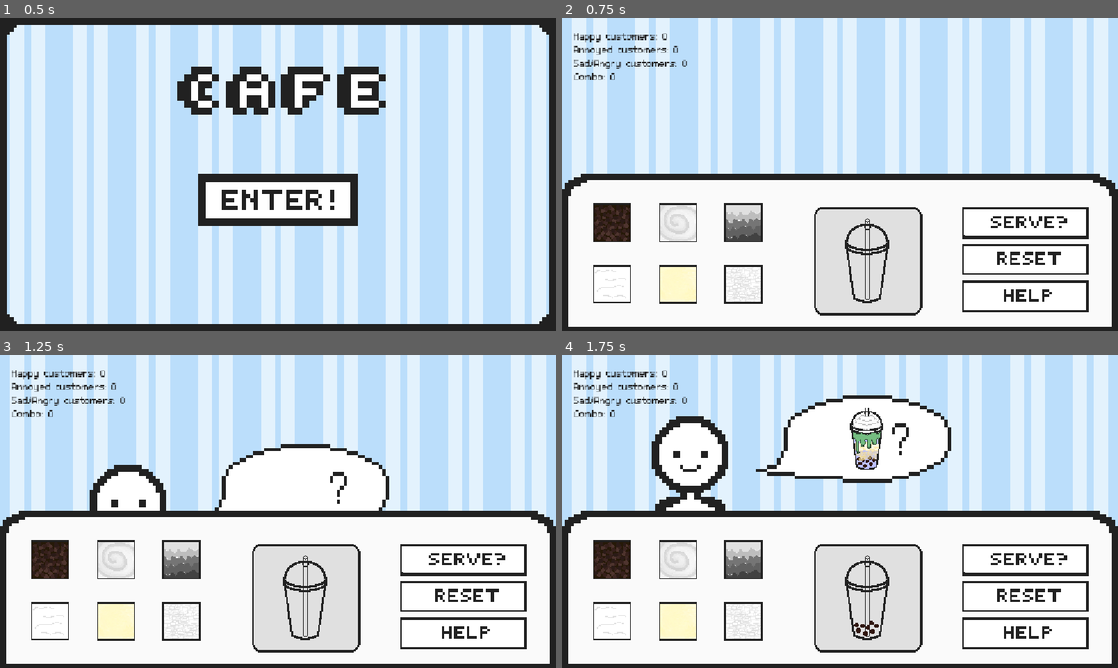
Above: before the commit, frames 1-4 (two rows, left to right).
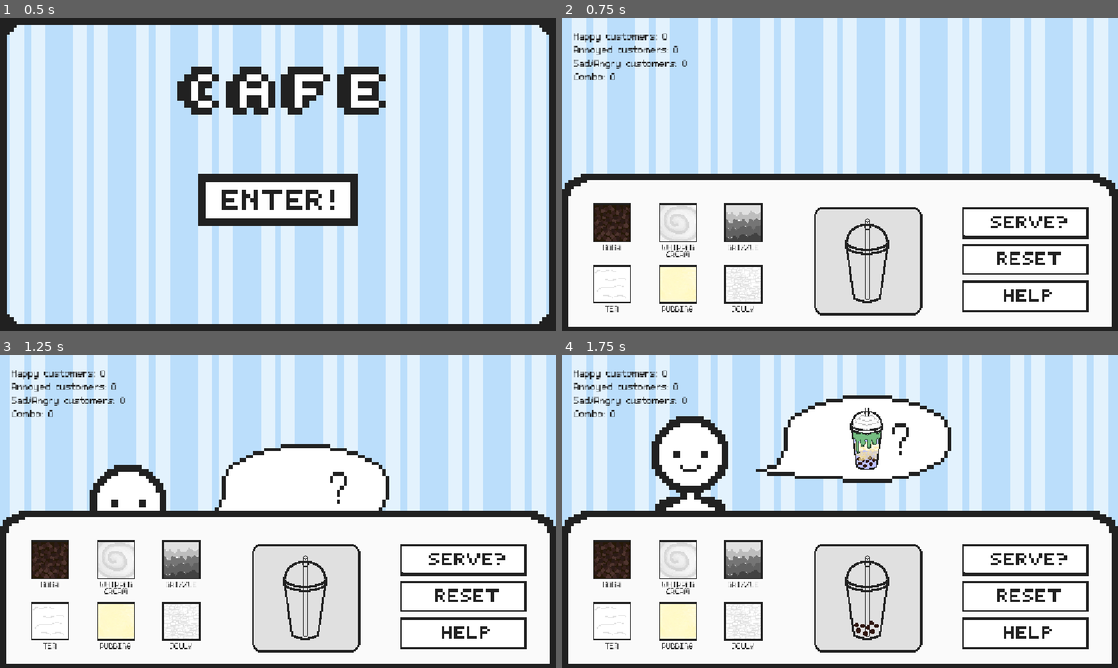
Above: after the commit, the same moments.

Repository: Crystal-153/Drink-Game
Game: Godot game, scene res://starting_page.tscn
Same seed, same stepped clock (60 frames per second), same inputs: the game is played once before the commit and once after it.
Inputs (mouse positions are in pixels of both pictures, inside the frame that each line leads up to):
- Up to frame 1 (0.5 s): no input
- Up to frame 2 (0.75 s): click (840, 199) at 0.5 s
- Up to frame 3 (1.25 s): no input
- Up to frame 4 (1.75 s): click (612, 558) at 1.25 s

Frame 1 is identical in both runs. In frame 2, 0.3% of the frame differs, in the area x 7-35%, y 72-94%; in frame 3, 0.3%; in frame 4, 0.3%.

Commit message:
Added ingredient labels

Diff:
--- a/main_scene.tscn
+++ b/main_scene.tscn
@@ -59,6 +59,84 @@
 expand_mode = 1
 metadata/_edit_use_anchors_ = true
 
+[node name="bobaLabel" type="Label" parent="counterTop" unique_id=8561465]
+texture_filter = 1
+layout_mode = 0
+offset_left = 85.0
+offset_top = 142.0
+offset_right = 130.0
+offset_bottom = 163.0
+theme_override_colors/font_color = Color(0.12941177, 0.12941177, 0.12941177, 1)
+theme_override_fonts/font = ExtResource("34_gfmxp")
+theme_override_font_sizes/font_size = 25
+text = "BOBA"
+
+[node name="whippedCreamLabel" type="Label" parent="counterTop" unique_id=1187001507]
+texture_filter = 1
+layout_mode = 0
+offset_left = 207.0
+offset_top = 142.0
+offset_right = 276.0
+offset_bottom = 179.0
+theme_override_colors/font_color = Color(0.12941177, 0.12941177, 0.12941177, 1)
+theme_override_constants/line_spacing = -7
+theme_override_fonts/font = ExtResource("34_gfmxp")
+theme_override_font_sizes/font_size = 25
+text = "WHIPPED
+CREAM"
+horizontal_alignment = 1
+
+[node name="drizzleLabel" type="Label" parent="counterTop" unique_id=1944083804]
+texture_filter = 1
+layout_mode = 0
+offset_left = 336.0
+offset_top = 142.0
+offset_right = 416.0
+offset_bottom = 169.0
+theme_override_colors/font_color = Color(0.12941177, 0.12941177, 0.12941177, 1)
+theme_override_fonts/font = ExtResource("34_gfmxp")
+theme_override_font_sizes/font_size = 25
+text = "DRIZZLE"
+horizontal_alignment = 1
+
+[node name="teaLabel" type="Label" parent="counterTop" unique_id=2056705575]
+texture_filter = 1
+layout_mode = 0
+offset_left = 64.0
+offset_top = 269.0
+offset_right = 144.0
+offset_bottom = 292.0
+theme_override_colors/font_color = Color(0.12941177, 0.12941177, 0.12941177, 1)
+theme_override_fonts/font = ExtResource("34_gfmxp")
+theme_override_font_sizes/font_size = 25
+text = "TEA"
+horizontal_alignment = 1
+
+[node name="puddingLabel" type="Label" parent="counterTop" unique_id=685746513]
+texture_filter = 1
+layout_mode = 0
+offset_left = 200.0
+offset_top = 270.0
+offset_right = 280.0
+offset_bottom = 293.0
+theme_override_colors/font_color = Color(0.12941177, 0.12941177, 0.12941177, 1)
+theme_override_fonts/font = ExtResource("34_gfmxp")
+theme_override_font_sizes/font_size = 25
+text = "PUDDING"
+horizontal_alignment = 1
+
+[node name="jellyLabel" type="Label" parent="counterTop" unique_id=1009498200]
+layout_mode = 0
+offset_left = 336.0
+offset_top = 270.0
+offset_right = 416.0
+offset_bottom = 293.0
+theme_override_colors/font_color = Color(0.12941177, 0.12941177, 0.12941177, 1)
+theme_override_fonts/font = ExtResource("34_gfmxp")
+theme_override_font_sizes/font_size = 25
+text = "JELLY"
+horizontal_alignment = 1
+
 [node name="ingredientBoba" type="TextureButton" parent="." unique_id=189161826]
 texture_filter = 1
 offset_left = 64.0
@@ -130,6 +208,7 @@
 script = ExtResource("13_uws2o")
 
 [node name="cursor" type="Sprite2D" parent="ingredientDrizzle" unique_id=1929986333]
+position = Vector2(-450, 114)
 texture = ExtResource("15_o4fqm")
 
 [node name="ingredientJelly" type="TextureButton" parent="." unique_id=2020921765]
